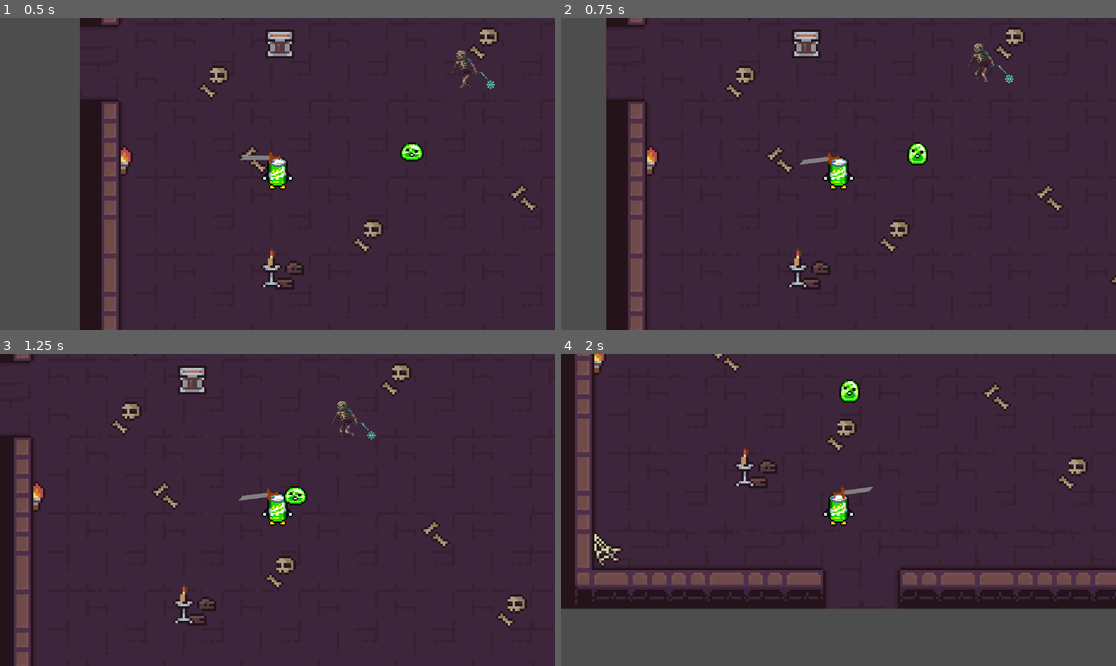
Above: before the commit, frames 1-4 (two rows, left to right).
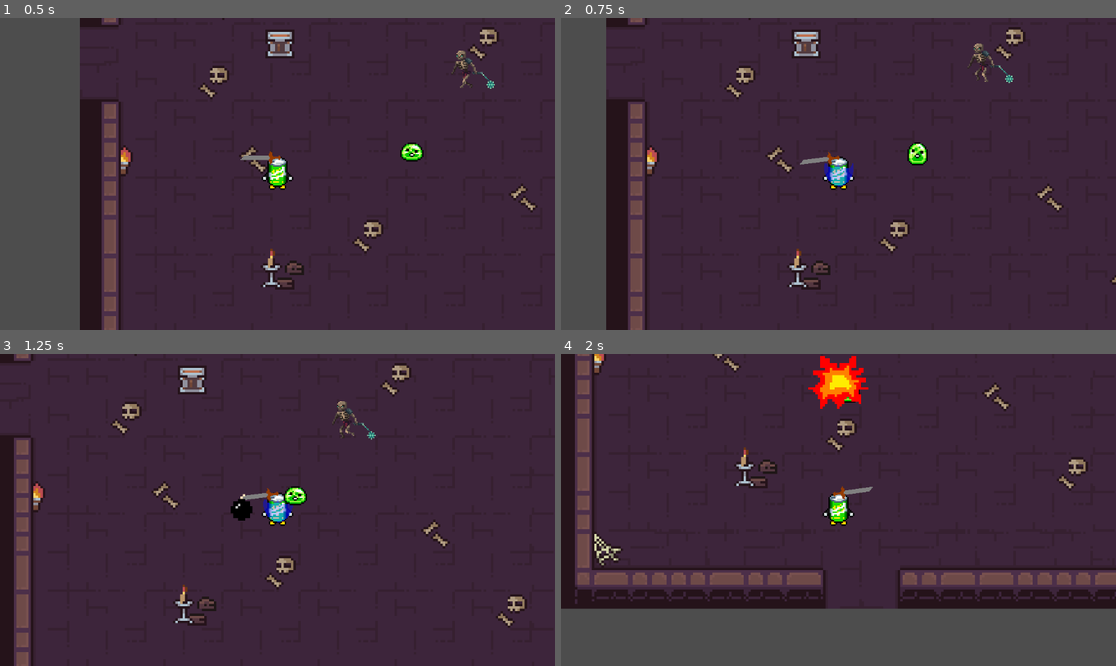
Above: after the commit, the same moments.

Repository: WilfingerS/CS415-2024
Game: Godot game, scene res://Scenes/Levels/MainScene.tscn
Same seed, same stepped clock (60 frames per second), same inputs: the game is played once before the commit and once after it.
Inputs (mouse positions are in pixels of both pictures, inside the frame that each line leads up to):
- Up to frame 1 (0.5 s): no input
- Up to frame 2 (0.75 s): move the mouse to (960, 158) at 0.52 s; hold D (right) from 0.53 s (still down); right-click (960, 158) at 0.6 s
- Up to frame 3 (1.25 s): keep holding D (right); tap Q (bomb, bound only after the commit) at 0.8 s
- Up to frame 4 (2 s): move the mouse to (727, 525) at 1.27 s; release D (right) at 1.28 s; hold S (down) from 1.28 s (still down); tap Q (bomb, bound only after the commit) at 1.35 s; right-click (727, 525) at 1.55 s

Frame 1 is identical in both runs. In frame 2, 0.3% of the frame differs, in the area x 47-53%, y 46-55%; in frame 3, 0.5%; in frame 4, 1.1%, in the area x 44-56%, y 0-18%.

Commit message:
last commit

Diff:
--- a/GodotProjectFolder/Scenes/Levels/MainScene.tscn
+++ b/GodotProjectFolder/Scenes/Levels/MainScene.tscn
@@ -6,6 +6,7 @@
 [ext_resource type="PackedScene" uid="uid://bky72twc6w0xk" path="res://Scenes/Levels/torch.tscn" id="4_26dd0"]
 [ext_resource type="PackedScene" uid="uid://cvk5t5c7vvgv6" path="res://Scenes/Characters/flail_skeleton.tscn" id="5_2gyns"]
 [ext_resource type="PackedScene" uid="uid://clp3rxlbhwvv6" path="res://Scenes/Characters/slime_green.tscn" id="6_pmy8v"]
+[ext_resource type="PackedScene" uid="uid://c0kv8smv4doo2" path="res://Scenes/Weapons/bomb.tscn" id="7_nh3fy"]
 
 [node name="MainScene" type="Node2D"]
 
@@ -32,3 +33,5 @@
 
 [node name="slime_green" parent="." instance=ExtResource("6_pmy8v")]
 position = Vector2(30, 18)
+
+[node name="Bomb" parent="." instance=ExtResource("7_nh3fy")]
--- a/GodotProjectFolder/project.godot
+++ b/GodotProjectFolder/project.godot
@@ -56,6 +56,16 @@
 "events": [Object(InputEventKey,"resource_local_to_scene":false,"resource_name":"","device":0,"window_id":0,"alt_pressed":false,"shift_pressed":false,"ctrl_pressed":false,"meta_pressed":false,"pressed":false,"keycode":0,"physical_keycode":70,"key_label":0,"unicode":0,"echo":false,"script":null)
 ]
 }
+bomb={
+"deadzone": 0.5,
+"events": [Object(InputEventKey,"resource_local_to_scene":false,"resource_name":"","device":0,"window_id":0,"alt_pressed":false,"shift_pressed":false,"ctrl_pressed":false,"meta_pressed":false,"pressed":false,"keycode":0,"physical_keycode":81,"key_label":0,"unicode":0,"echo":false,"script":null)
+]
+}
+block={
+"deadzone": 0.5,
+"events": [Object(InputEventMouseButton,"resource_local_to_scene":false,"resource_name":"","device":-1,"window_id":0,"alt_pressed":false,"shift_pressed":false,"ctrl_pressed":false,"meta_pressed":false,"button_mask":0,"position":Vector2(0, 0),"global_position":Vector2(0, 0),"factor":1.0,"button_index":2,"canceled":false,"pressed":false,"double_click":false,"script":null)
+]
+}
 
 [layer_names]
 
Not shown: 1 places in GodotProjectFolder/Scenes/Levels/MainScene.tscn that only renumber resources
